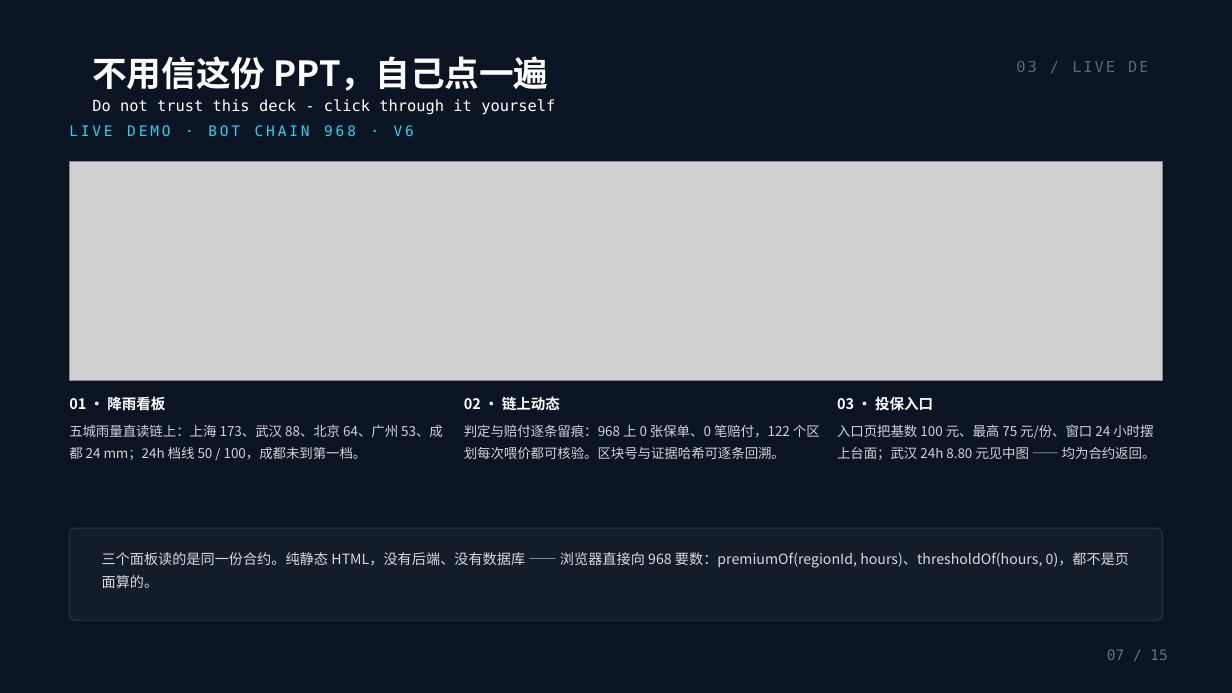
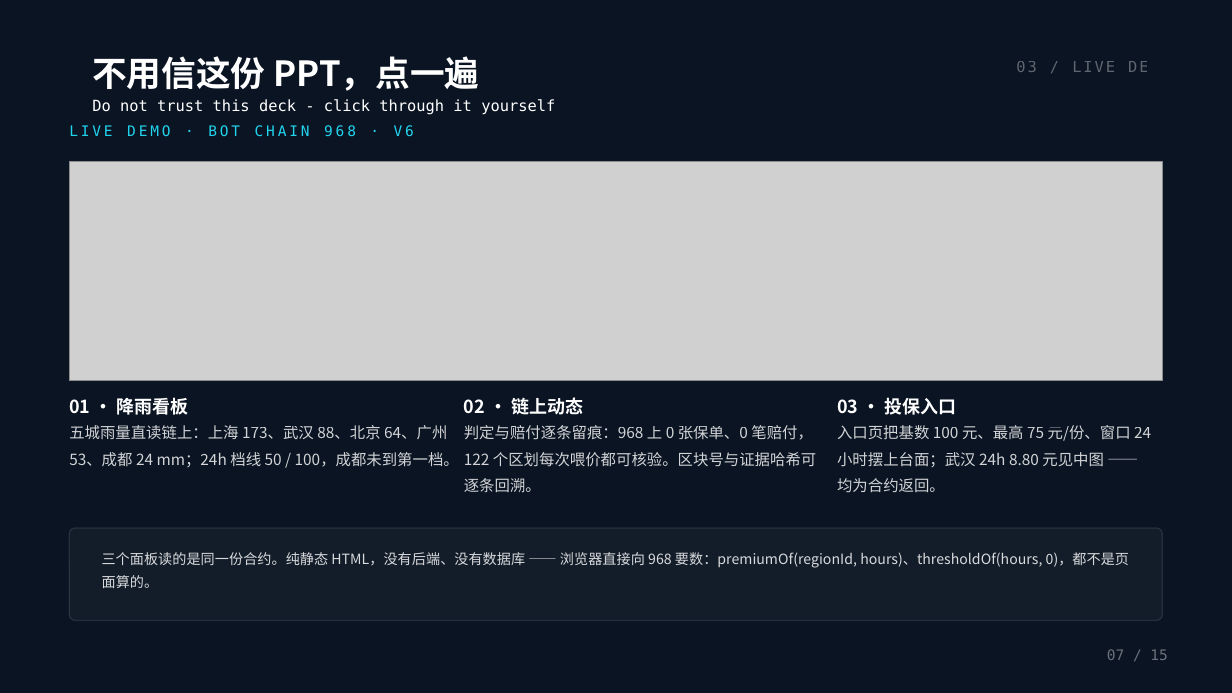
Before and after one commit to BruceLeezh/rainproof-pro, a slide deck: slide 8 of 01-参赛材料/交付物/PPT/神麻组-雨证-路演PPT-精简版-2026-10-30.pptx (slide 7 before the commit). Drawn at 1232x693 pixels with LibreOffice and Linux fonts; fonts in the diff are those of the drawing; grey boxes stand for pictures. Boxes give left, top, right and bottom in pixels: in the first picture for what was removed or moved away, otherwise in the second. Text is boxed around its words. In the diff, an @@ line names an element or a change of style, - is before the commit and + after.

```diff
--- a/01-参赛材料/交付物/PPT/神麻组-雨证-路演PPT-精简版-2026-10-30.pptx
+++ b/01-参赛材料/交付物/PPT/神麻组-雨证-路演PPT-精简版-2026-10-30.pptx
@@ text at (92,56,479,91): text changed @@
-不用信这份 PPT，自己点一遍
+不用信这份 PPT，点一遍
@@ size 11.2 to 14 pt in 3 elements at (69,398,189,415), (464,397,583,415), (837,397,957,415) @@
@@ size 10.5 to 12 pt in 3 elements at (69,425,459,467), (464,425,816,493), (837,425,1151,493) @@
```
Also in this commit, not shown: 1 other slide changed, 1 slide added, 40 other files.
